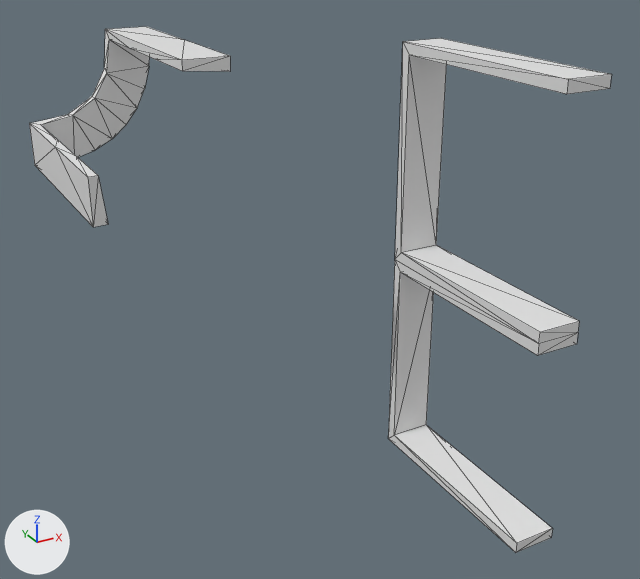
One commit to the OBJ model data/bmc/SET_4W2C/t_347.obj: the scene before it, then after it.
One viewpoint serves both versions: a 50 mm camera at (-0.895, -1.624, 0.777) aimed at (-0.027, -0.046, -0.013). Every picture has the same lights, and +X, +Y and +Z are marked at lower left. Mesh edges are drawn as thin lines. Where no turn or scale is listed for an object, it has been applied to the vertices.

The scene before the commit, as lines of its bpy script (objects in view):
```python
me_t_347 = bpy.data.meshes.new('t_347')
me_t_347.from_pydata(...)  # 72 vertices, 138 faces; spans x -0.5..0.3, y -0.5..0.5, z -0.5..0.5
ob_t_347 = bpy.data.objects.new('t_347', me_t_347)
ob_t_347.location = (0.0, 0.0, 0.0)
```
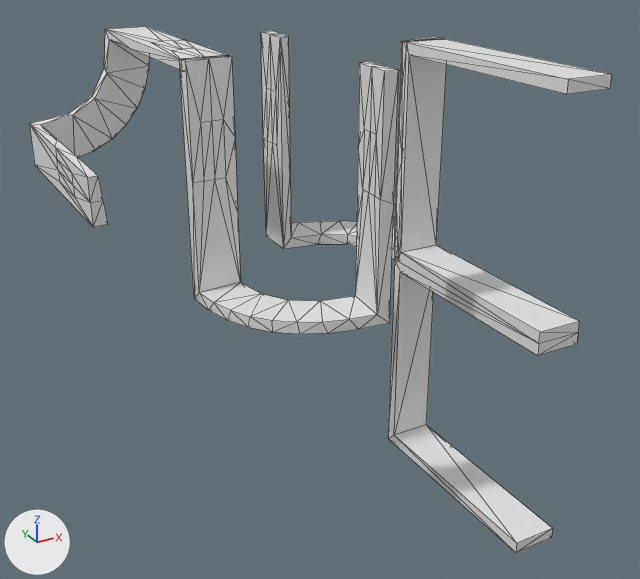
Boxes (x1, y1, x2, y2) around the edits, measured in the pictures (640 x 579 px):
part 1 of me_t_347, added
    after: (180, 55, 399, 334)
part 2 of me_t_347, added
    after: (261, 31, 438, 261)
part 3 of me_t_347, built on
    before: (29, 26, 230, 227)
    after: (29, 26, 227, 227)

Patch to the scene script:
```diff
--- a/data/bmc/SET_4W2C/t_347.obj.py
+++ b/data/bmc/SET_4W2C/t_347.obj.py
@@ me_t_347 @@
 # used by ob_t_347; location = (0.0, 0.0, 0.0)
-me_t_347.from_pydata(...)  # 72 vertices, 138 faces; spans x -0.5..0.3, y -0.5..0.5, z -0.5..0.5
+me_t_347.from_pydata(...)  # 244 vertices, 474 faces; spans x -0.5..0.3, y -0.5..0.5, z -0.5..0.5
+# me_t_347 part 1: a new loose piece of 72 vertices spanning x -0.3..0.0, y -0.286..0.014, z 0.0..0.5
+# me_t_347 part 2: a new loose piece of 72 vertices spanning x 0.0..0.3, y -0.014..0.286, z 0.0..0.5
+# me_t_347 part 3
+# 20 faces are deleted
+# 16 vertices are added at x -0.5..-0.225, y 0.0..0.25, z 0.225..0.5
+# 6 new vertices lie (0.0, 0.125, 0.0) away from vertices in x -0.5..-0.225, y 0.0..0.125, z 0.225..0.5
+# 6 new vertices lie (0.0, 0.119, 0.0) away from vertices in x -0.477..-0.226, y 0.0..0.119, z 0.226..0.477
+# 76 new faces join them
```
